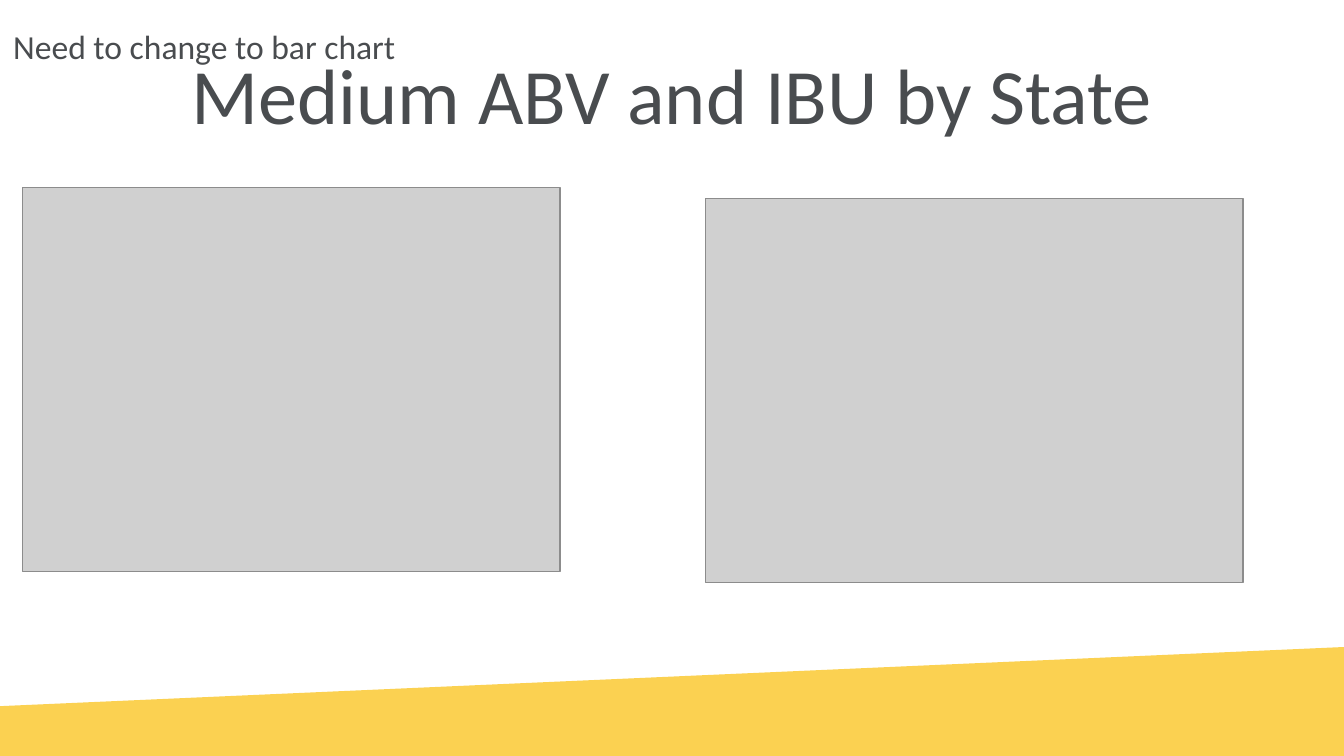
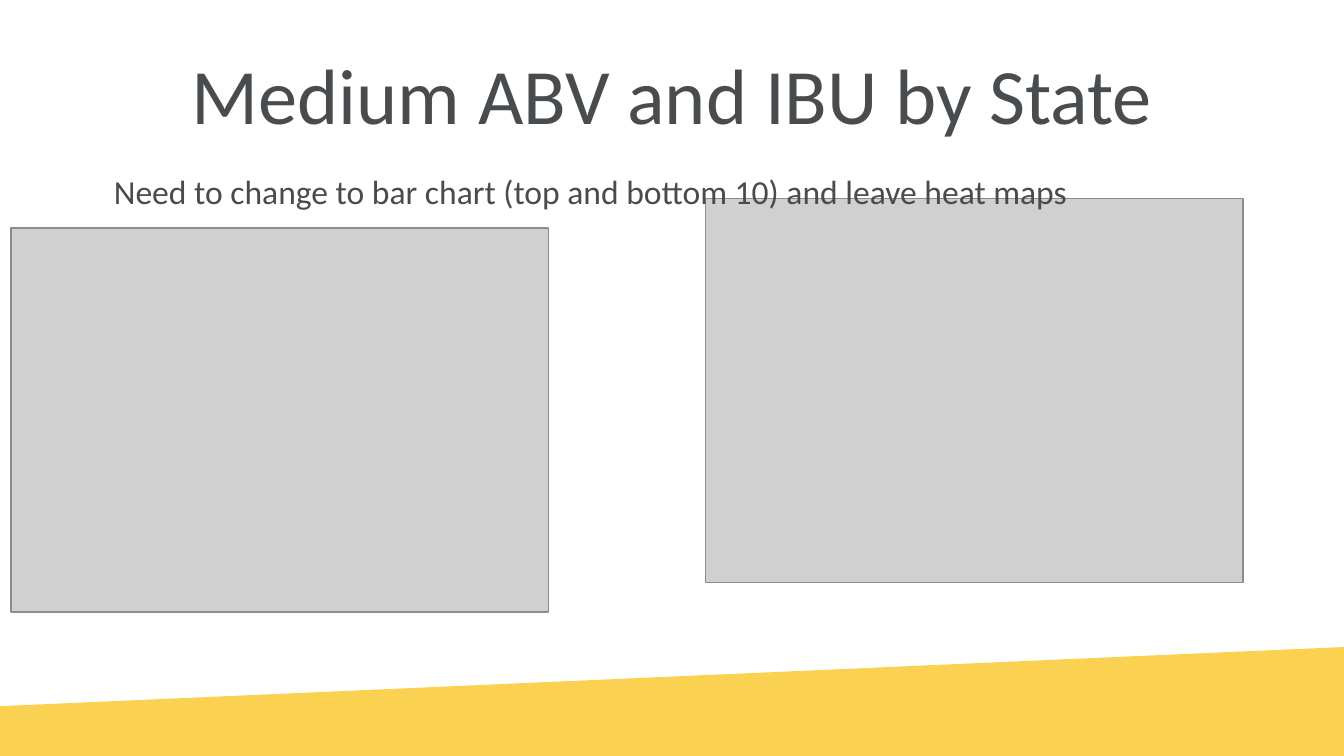
Before and after one commit to tschwebke/DDS6306-Group-Project-1, a slide deck: slide 9 of DS6306 Group Project 1.pptx. Drawn at 1344x756 pixels with LibreOffice and Linux fonts; fonts in the diff are those of the drawing; grey boxes stand for pictures; background and template pictures are left out. Boxes give left, top, right and bottom in pixels: in the first picture for what was removed or moved away, otherwise in the second. Text is boxed around its words. In the diff, an @@ line names an element or a change of style, - is before the commit and + after.

```diff
--- a/DS6306 Group Project 1.pptx
+++ b/DS6306 Group Project 1.pptx
@@ text at <box>114,177,1067,213</box>: text changed @@
-Need to change to bar chart
+Need to change to bar chart (top and bottom 10) and leave heat maps
@@ picture: place and size @@
-picture at <box>23,188,560,573</box>
+picture at <box>11,228,548,613</box>
```
Also in this commit, not shown: 7 other slides changed.
